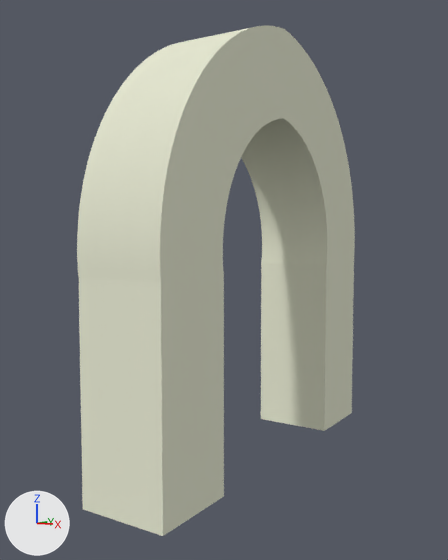
The Blender file 1. Biblioteca/arch.blend as it was, and as the next commit left it.
One viewpoint serves both versions: a 50 mm lens placed at (7.75, -9.41, 4.4), pointed at (-0.24, 2.92, 3.28). The axes (+X, +Y, +Z) are drawn at lower left. The lights are the same throughout.
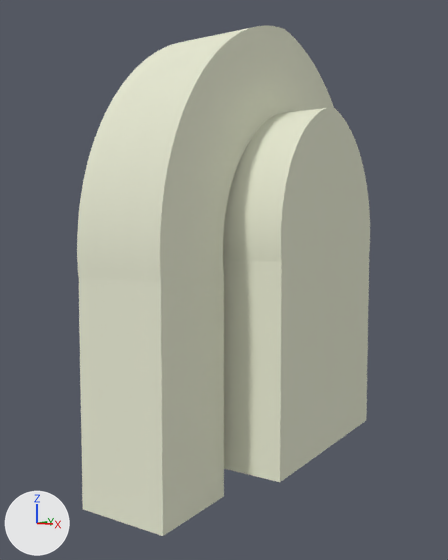
The edits, one by one:
Material 'Material.002' (mat_material_002) is new.
Its base color is (0.784, 0.799, 0.638) (white #e5e7d1).
Its roughness is 1.0.
Its specular ior level is 0.0.
Mesh me_cube_002 is new.
It has 170 vertices, 85 faces, 4 loose edges and spans x -0.92..0.92, y -0.5..6.9, z -5.89..-1.16.
It uses material mat_material_002 (white #e5e7d1).
Object 'Cube.001' (ob_cube_001) is new; it shows me_cube_002.
Its location is (1.21, 0.0, 0.0).
Its rotation in degrees is (90, 0, 0).
Its scale is (1.04, 1.04, 1.04).

Boxes (x1, y1, x2, y2) around the edits, measured in the pictures (448 x 560 px):
'Cube.001', added
    after: (223, 107, 370, 482)
